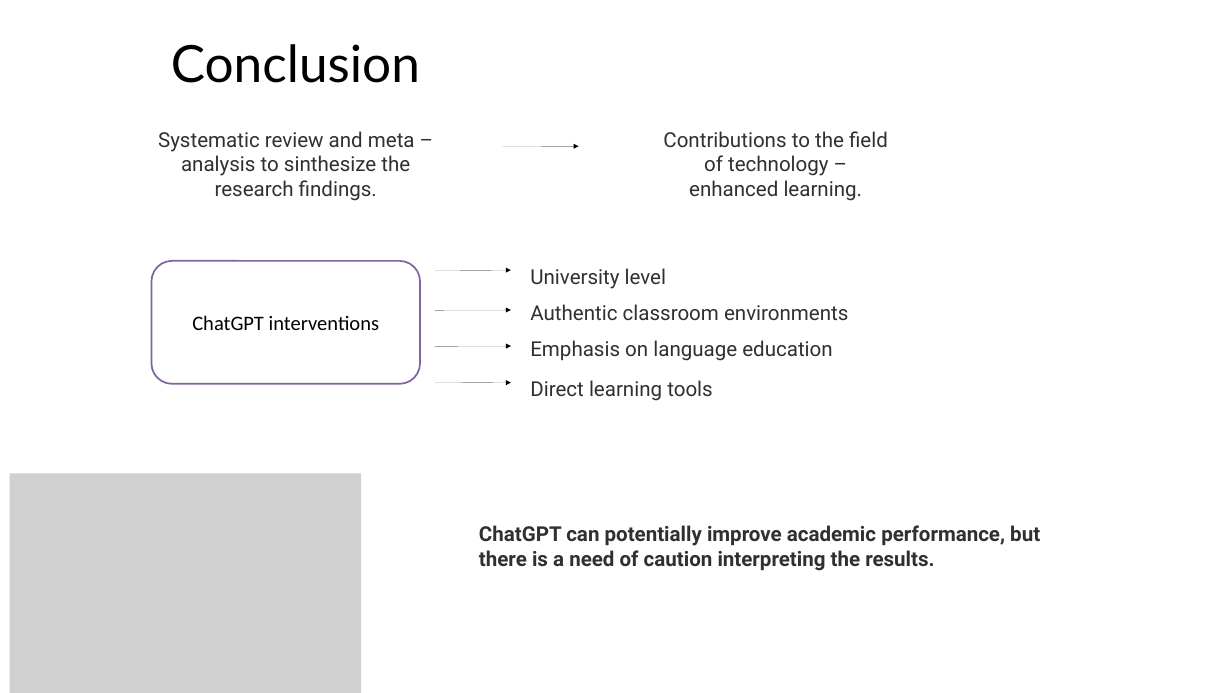
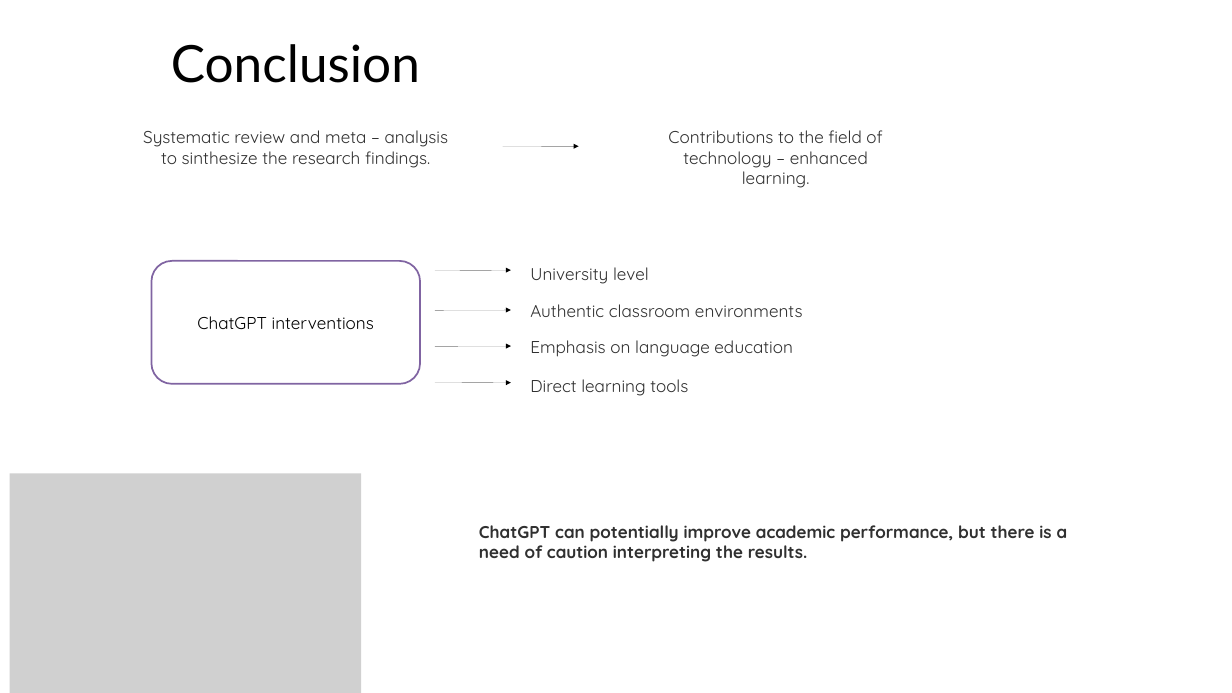
Before and after one commit to tinasophie15/tcpp_project_chatgpt_learning, a slide deck: slide 13 of Presentation.pptx (slide 14 before the commit). Drawn at 1232x693 pixels with LibreOffice and Linux fonts; fonts in the diff are those of the drawing; grey boxes stand for pictures. Boxes give left, top, right and bottom in pixels: in the first picture for what was removed or moved away, otherwise in the second. Text is boxed around its words. In the diff, an @@ line names an element or a change of style, - is before the commit and + after.

```diff
--- a/Presentation.pptx
+++ b/Presentation.pptx
@@ rounded rectangle "ChatGPT interventions" at bbox=[152, 261, 420, 384]: size 24 to 20 pt, font Calibri to Quicksand @@
@@ size 24 to 20 pt, font Roboto to Quicksand in 7 elements at bbox=[530, 304, 803, 317], bbox=[530, 340, 793, 357], bbox=[530, 379, 688, 396], bbox=[530, 267, 649, 284], bbox=[143, 130, 449, 168], bbox=[668, 130, 882, 188], bbox=[479, 525, 1068, 562] @@
```
Also in this commit, not shown: 9 other slides changed, 12 slides removed.
